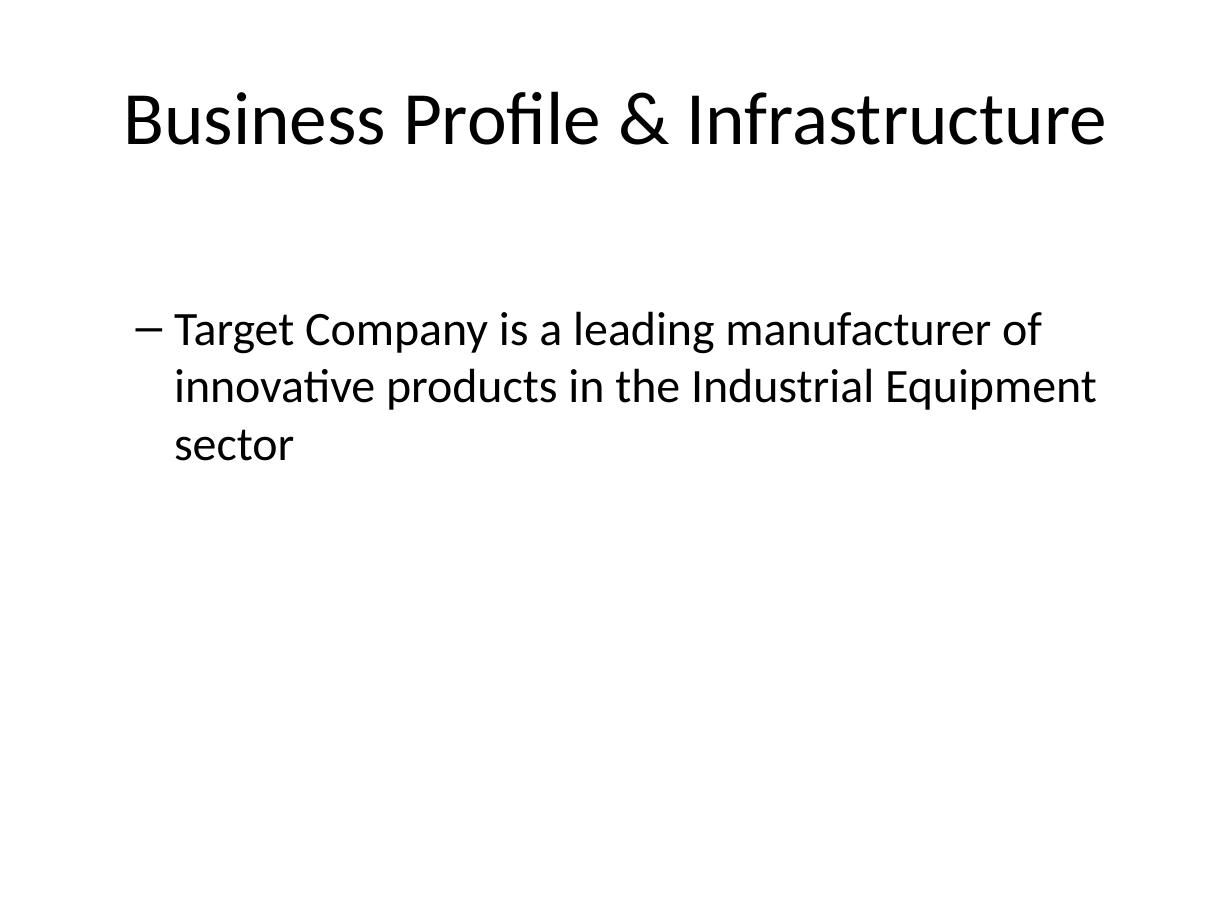
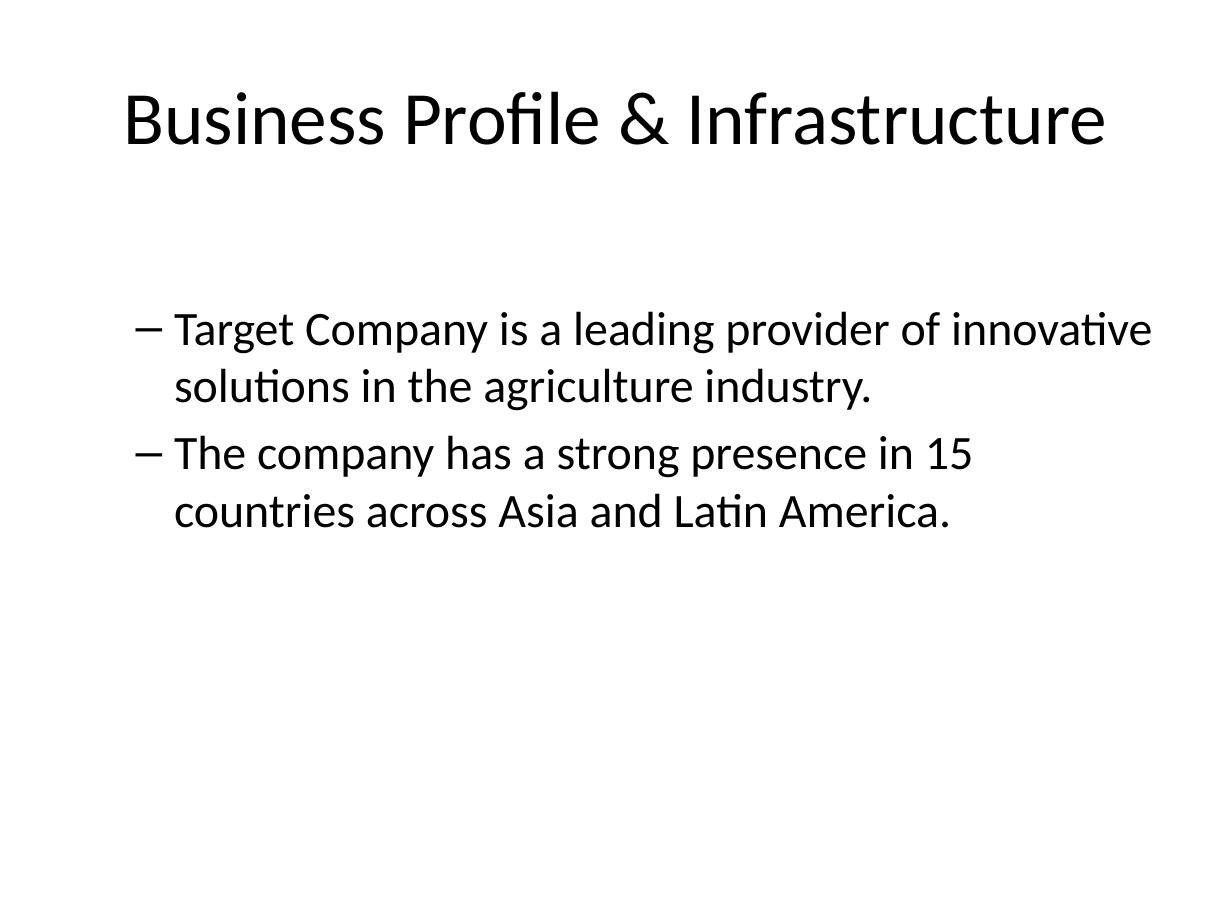
Before and after one commit to PiyushiAnand/Doc_to_PPT, a slide deck: slide 1 of Blind_Investment_Teaser.pptx. Drawn at 1232x924 pixels with LibreOffice and Linux fonts; fonts in the diff are those of the drawing. Boxes give left, top, right and bottom in pixels: in the first picture for what was removed or moved away, otherwise in the second. Text is boxed around its words. In the diff, an @@ line names an element or a change of style, - is before the commit and + after.

```diff
--- a/Blind_Investment_Teaser.pptx
+++ b/Blind_Investment_Teaser.pptx
@@ text at (174,311,1152,528): text changed @@
-  – Target Company is a leading manufacturer of innovative products in the Industrial Equipment sector
+  – Target Company is a leading provider of innovative solutions in the agriculture industry.
+  – The company has a strong presence in 15 countries across Asia and Latin America.
```
Also in this commit, not shown: 2 other slides changed, 9 other files.
